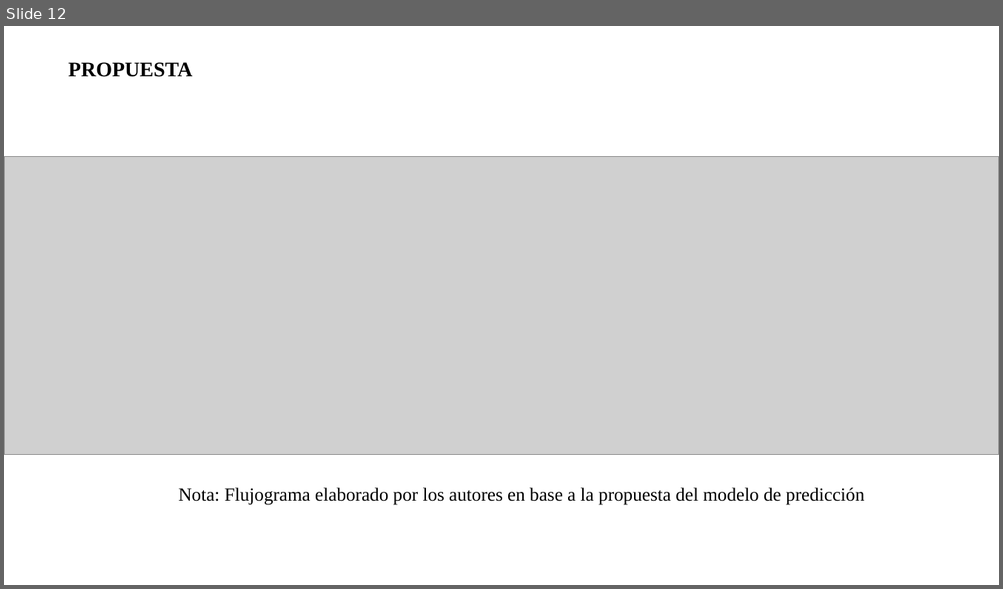
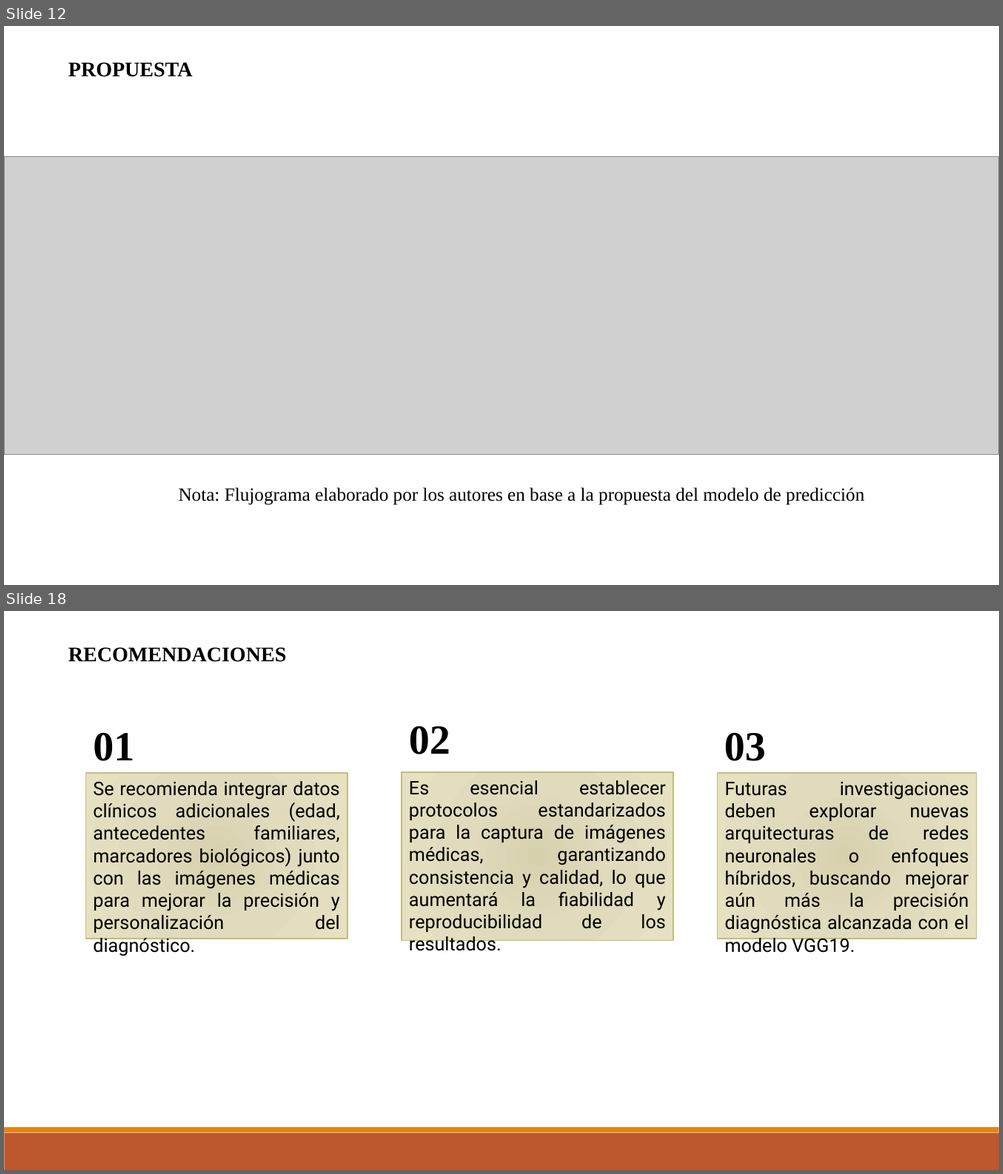
Before and after one commit to FSIce1/prediction_cancer_prostata, a slide deck: informe/Proyecto_Final_Santamaria_Siesquen_Final.pptx. Shown one above the other, each under a label of ours: slide 12 before the commit, slides 12 and 18 after it; the slides between them are not shown. The pictures are 1003x589 and 1003x1174 pixels, drawn with LibreOffice and Linux fonts; fonts in the diff are those of the drawing; grey boxes stand for pictures; background and template pictures are left out. Boxes give left, top, right and bottom in pixels: in the first picture for what was removed or moved away, otherwise in the second. Text is boxed around its words. In the diff, an @@ line names an element or a change of style, - is before the commit and + after.

Commit message:
sistema, conclusiones, recomendaciones

```diff
--- a/informe/Proyecto_Final_Santamaria_Siesquen_Final.pptx
+++ b/informe/Proyecto_Final_Santamaria_Siesquen_Final.pptx
@@ slide 18 added at (4, 611, 999, 1170), background #FFFFFF @@
@@ text added at (68, 647, 286, 662), 20 pt, text #000000, bold @@
+RECOMENDACIONES
@@ text added at (93, 732, 134, 761), 40 pt, text #000000, bold @@
+01
@@ text added at (409, 726, 450, 755), 40 pt, text #000000, bold @@
+02
@@ text added at (724, 732, 765, 761), 40 pt, text #000000, bold @@
+03
@@ rectangle added at (86, 773, 348, 939), fill gradient #D7D3AF to #DFDBBD to #E5E1C1, outline #C2BC80 1 pt, 18 pt, text #000000 @@
+Se recomienda integrar datos clínicos adicionales (edad, antecedentes familiares, marcadores biológicos) junto con las imágenes médicas para mejorar la precisión y personalización del diagnóstico.
@@ rectangle added at (401, 772, 673, 940), fill gradient #D7D3AF to #DFDBBD to #E5E1C1, outline #C2BC80 1 pt, 18 pt, text #000000 @@
+Es esencial establecer protocolos estandarizados para la captura de imágenes médicas, garantizando consistencia y calidad, lo que aumentará la fiabilidad y reproducibilidad de los resultados.
@@ rectangle added at (717, 773, 976, 939), fill gradient #D7D3AF to #DFDBBD to #E5E1C1, outline #C2BC80 1 pt, 18 pt, text #000000 @@
+Futuras investigaciones deben explorar nuevas arquitecturas de redes neuronales o enfoques híbridos, buscando mejorar aún más la precisión diagnóstica alcanzada con el modelo VGG19.
@@ rectangle added at (4, 1133, 999, 1170), fill #BD582C @@
@@ rectangle added at (4, 1128, 999, 1133), fill #E48312 @@
```
Also in this commit, not shown: 5 other slides added, 1 other file.
